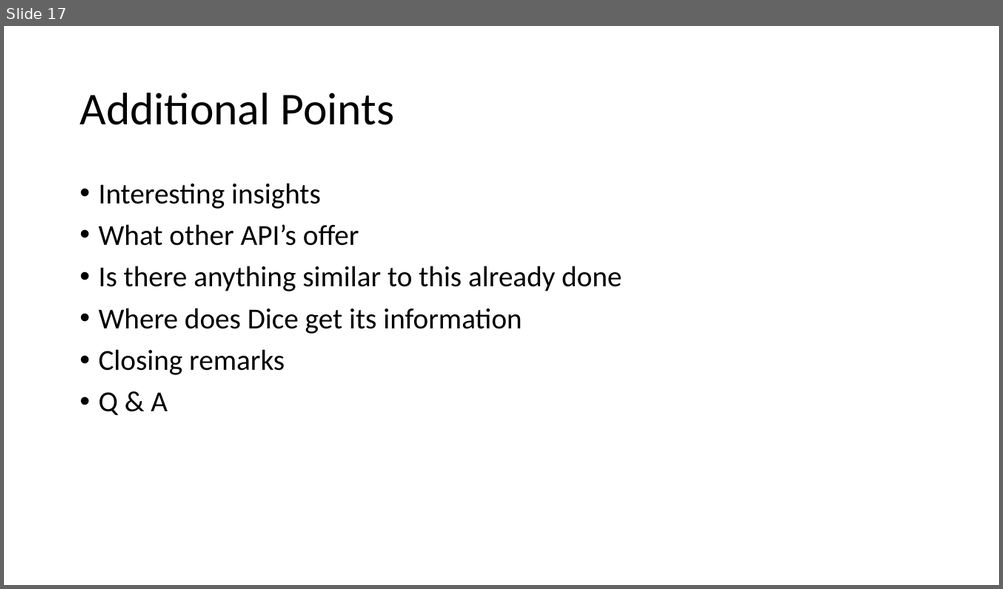
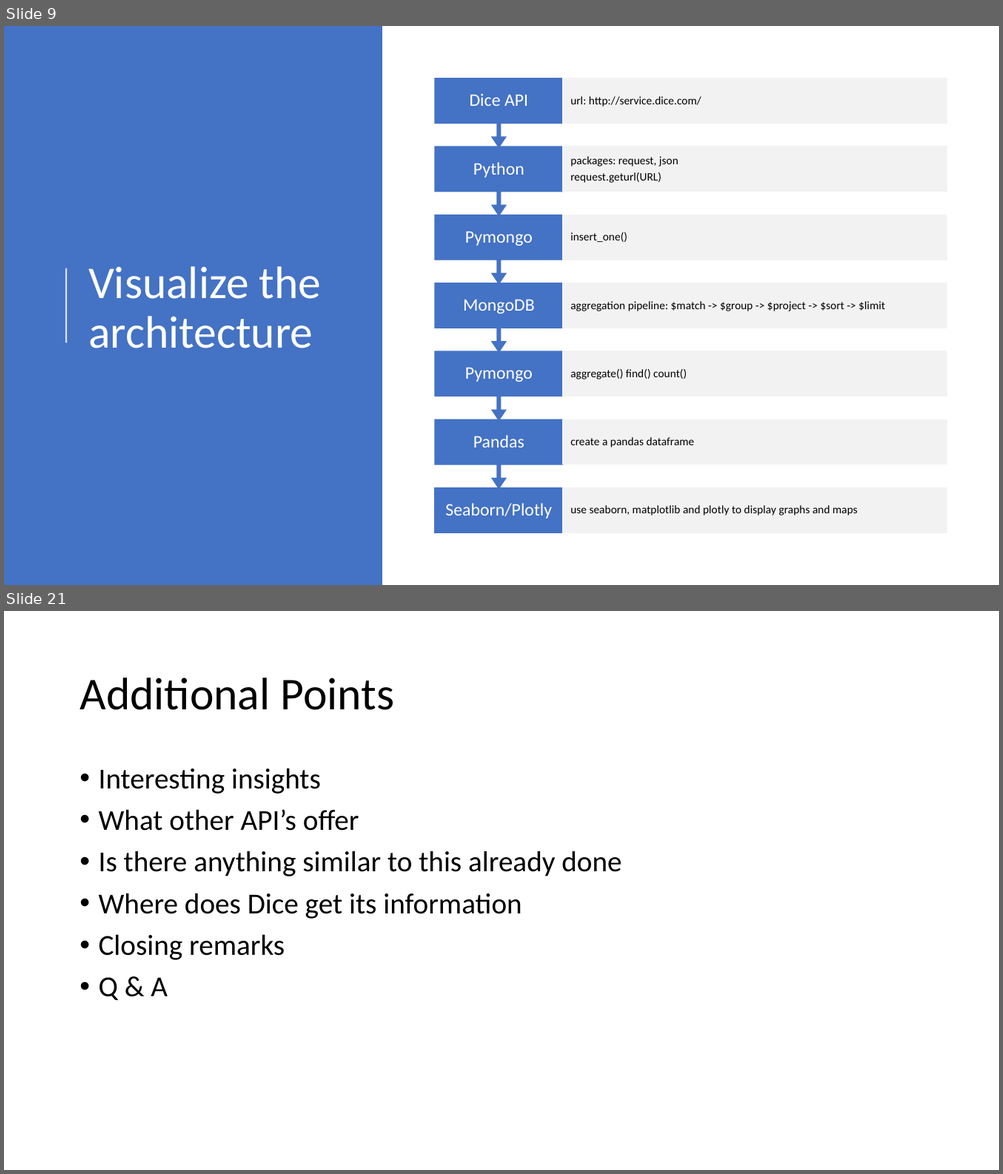
Before and after one commit to shravan-kuchkula/TermProject, a slide deck: MongoDB-TermProject.pptx. Shown one above the other, each under a label of ours: slide 17 before the commit, slides 9 and 21 after it; the slides between them are not shown. The pictures are 1003x589 and 1003x1174 pixels, drawn with LibreOffice and Linux fonts; fonts in the diff are those of the drawing. Boxes give left, top, right and bottom in pixels: in the first picture for what was removed or moved away, otherwise in the second. Text is boxed around its words. In the diff, an @@ line names an element or a change of style, - is before the commit and + after.

```diff
--- a/MongoDB-TermProject.pptx
+++ b/MongoDB-TermProject.pptx
@@ slide 9 added at [4,26,999,585], background #FFFFFF @@
@@ rectangle added at [4,26,382,585], fill #4472C4 @@
@@ group added at [435,79,946,534]: 14 texts, 8 rectangles, 6 up arrow callouts @@
+Seaborn/Plotly
+use seaborn, matplotlib and plotly to display graphs and maps
+Pandas
+create a pandas dataframe
+Pymongo
+aggregate() find() count()
+MongoDB
+aggregation pipeline: $match -> $group -> $project -> $sort -> $limit
+Pymongo
+insert_one()
+Python
+packages: request, json
+request.geturl(URL)
+Dice API
+url: http://service.dice.com/
@@ line added from (66, 343) to (66, 269), #FFFFFF 1.5 pt @@
@@ title added at [88,266,321,349], 44 pt, text #FFFFFF @@
+Visualize the architecture
@@ what was slide 17 is now slide 21 @@
```
Also in this commit, not shown: 7 slides changed, 7 other slides added, 4 slides removed.
